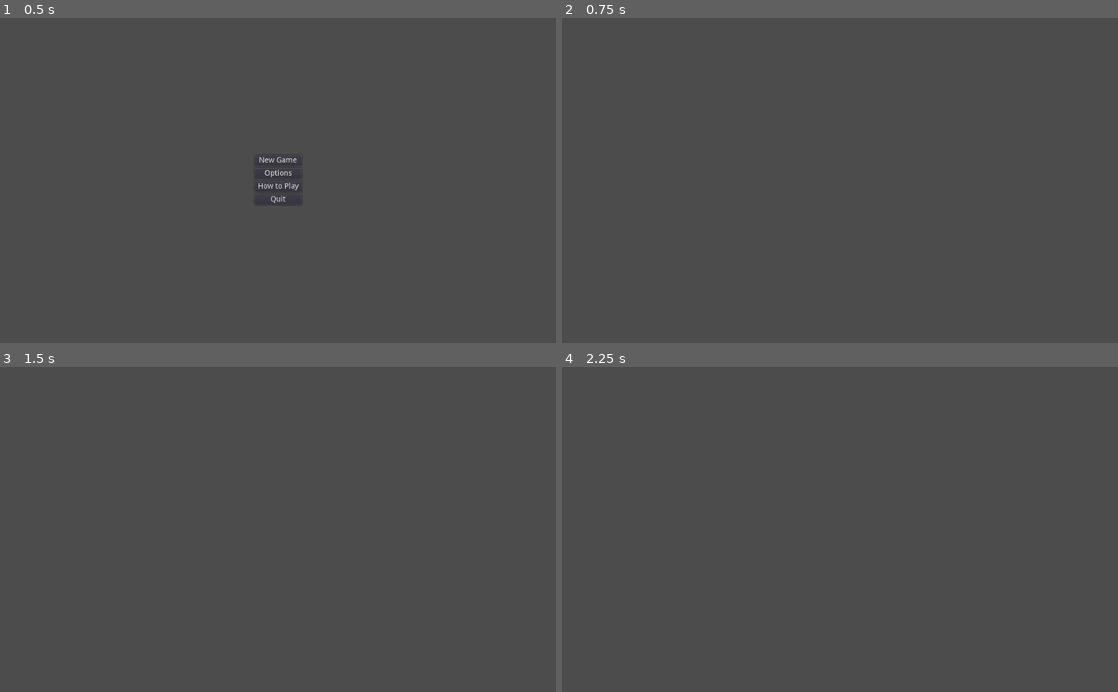
Above: before the commit, frames 1-4 (two rows, left to right).
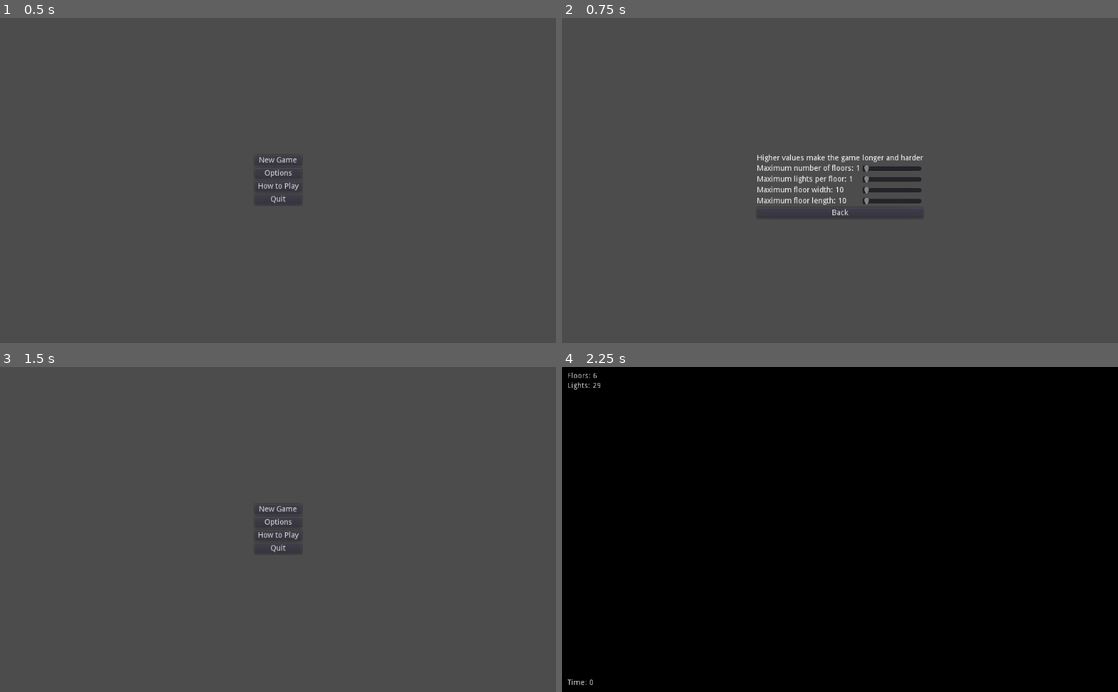
Above: after the commit, the same moments.

Repository: Arc676/Photonic-Salvation
Game: Godot game, scene res://Scenes/Main Menu.tscn
The game is run twice, just before and just after one commit, with the same random seed, the same clock (stepped at 60 frames per second) and the same inputs.
Inputs (mouse positions are in pixels of both pictures, inside the frame that each line leads up to):
- Up to frame 1 (0.5 s): no input
- Up to frame 2 (0.75 s): click "Options" at 0.5 s
- Up to frame 3 (1.5 s): click (278, 562) at 1.25 s, where only the run after the commit has a clickable "Back"
- Up to frame 4 (2.25 s): click (840, 510) at 2 s, where only the run after the commit has a clickable "New Game"

Frame 1 is identical in both runs. In frame 2, 1.4% of the frame differs, in the area x 35-65%, y 41-61%; in frame 3, 0.2%; in frame 4, 100%, in the area x 0-100%, y 0-100%.

Commit message:
Add settings screen and persistent game settings

Diff:
--- a/Scenes/Main Menu.tscn
+++ b/Scenes/Main Menu.tscn
@@ -75,6 +75,99 @@
 "_edit_use_anchors_": false
 }
 
+[node name="VBoxContainer" type="VBoxContainer" parent="Options"]
+anchor_left = 0.5
+anchor_top = 0.5
+anchor_right = 0.5
+anchor_bottom = 0.5
+margin_left = -153.0
+margin_top = -47.0
+margin_right = 153.0
+margin_bottom = 47.0
+__meta__ = {
+"_edit_use_anchors_": false
+}
+
+[node name="Label" type="Label" parent="Options/VBoxContainer"]
+margin_right = 306.0
+margin_bottom = 14.0
+text = "Higher values make the game longer and harder"
+
+[node name="GridContainer" type="GridContainer" parent="Options/VBoxContainer"]
+margin_top = 18.0
+margin_right = 306.0
+margin_bottom = 94.0
+columns = 2
+__meta__ = {
+"_edit_use_anchors_": false
+}
+
+[node name="Max Floors" type="Label" parent="Options/VBoxContainer/GridContainer"]
+margin_top = 1.0
+margin_right = 190.0
+margin_bottom = 15.0
+text = "Maximum number of floors: 1"
+
+[node name="Floor Slider" type="HSlider" parent="Options/VBoxContainer/GridContainer"]
+margin_left = 194.0
+margin_right = 304.0
+margin_bottom = 16.0
+rect_min_size = Vector2( 110, 0 )
+min_value = 1.0
+max_value = 20.0
+value = 1.0
+
+[node name="Max Lights" type="Label" parent="Options/VBoxContainer/GridContainer"]
+margin_top = 21.0
+margin_right = 190.0
+margin_bottom = 35.0
+text = "Maximum lights per floor: 1"
+
+[node name="Light Slider" type="HSlider" parent="Options/VBoxContainer/GridContainer"]
+margin_left = 194.0
+margin_top = 20.0
+margin_right = 304.0
+margin_bottom = 36.0
+min_value = 1.0
+max_value = 20.0
+value = 1.0
+
+[node name="Max Width" type="Label" parent="Options/VBoxContainer/GridContainer"]
+margin_top = 41.0
+margin_right = 190.0
+margin_bottom = 55.0
+text = "Maximum floor width: 10"
+
+[node name="Width Slider" type="HSlider" parent="Options/VBoxContainer/GridContainer"]
+margin_left = 194.0
+margin_top = 40.0
+margin_right = 304.0
+margin_bottom = 56.0
+min_value = 10.0
+max_value = 200.0
+value = 10.0
+
+[node name="Max Length" type="Label" parent="Options/VBoxContainer/GridContainer"]
+margin_top = 61.0
+margin_right = 190.0
+margin_bottom = 75.0
+text = "Maximum floor length: 10"
+
+[node name="Length Slider" type="HSlider" parent="Options/VBoxContainer/GridContainer"]
+margin_left = 194.0
+margin_top = 60.0
+margin_right = 304.0
+margin_bottom = 76.0
+min_value = 10.0
+max_value = 200.0
+value = 10.0
+
+[node name="Button" type="Button" parent="Options/VBoxContainer"]
+margin_top = 98.0
+margin_right = 306.0
+margin_bottom = 118.0
+text = "Back"
+
 [node name="Help" type="Control" parent="."]
 visible = false
 anchor_right = 1.0
@@ -116,4 +209,10 @@
 [connection signal="pressed" from="Main Menu/GridContainer/Options" to="." method="showOptions"]
 [connection signal="pressed" from="Main Menu/GridContainer/Help" to="." method="showHelp"]
 [connection signal="pressed" from="Main Menu/GridContainer/Quit" to="." method="quit"]
+[connection signal="value_changed" from="Options/VBoxContainer/GridContainer/Floor Slider" to="." method="floorsChanged"]
+[connection signal="value_changed" from="Options/VBoxContainer/GridContainer/Light Slider" to="." method="lightsChanged"]
+[connection signal="value_changed" from="Options/VBoxContainer/GridContainer/Width Slider" to="." method="widthChanged"]
+[connection signal="value_changed" from="Options/VBoxContainer/GridContainer/Length Slider" to="." method="lengthChanged"]
+[connection signal="pressed" from="Options/VBoxContainer/Button" to="." method="backToMain"]
+[connection signal="pressed" from="Options/VBoxContainer/Button" to="." method="saveSettings"]
 [connection signal="pressed" from="Help/GridContainer/Back" to="." method="backToMain"]
--- a/Scripts/TitleScreen.gd
+++ b/Scripts/TitleScreen.gd
@@ -6,6 +6,23 @@
 onready var main = $"Main Menu"
 onready var options = $Options
 onready var help = $Help
+
+# Game settings
+onready var maxFloors = $"Options/VBoxContainer/GridContainer/Max Floors"
+onready var maxLights = $"Options/VBoxContainer/GridContainer/Max Lights"
+onready var maxWidth = $"Options/VBoxContainer/GridContainer/Max Width"
+onready var maxLength = $"Options/VBoxContainer/GridContainer/Max Length"
+
+onready var maxFloorsSlider = $"Options/VBoxContainer/GridContainer/Floor Slider"
+onready var maxLightsSlider = $"Options/VBoxContainer/GridContainer/Light Slider"
+onready var maxWidthSlider = $"Options/VBoxContainer/GridContainer/Width Slider"
+onready var maxLengthSlider = $"Options/VBoxContainer/GridContainer/Length Slider"
+
+func _ready():
+	maxFloorsSlider.value = Settings.maxFloors
+	maxLightsSlider.value = Settings.maxLights
+	maxWidthSlider.value = Settings.maxWidth
+	maxLengthSlider.value = Settings.maxLength
 
 func quit():
 	tree.quit()
@@ -29,3 +46,25 @@
 
 func startGame():
 	tree.change_scene("res://Scenes/Game.tscn")
+
+# Change settings
+
+func floorsChanged(value):
+	maxFloors.text = "Maximum number of floors: %d" % value
+	Settings.maxFloors = int(value)
+
+func lightsChanged(value):
+	maxLights.text = "Maximum lights per floor: %d" % value
+	Settings.maxLights = int(value)
+
+func widthChanged(value):
+	maxWidth.text = "Maximum floor width: %d" % value
+	Settings.maxWidth = int(value)
+
+func lengthChanged(value):
+	maxLength.text = "Maximum floor length: %d" % value
+	Settings.maxLength = int(value)
+
+
+func saveSettings():
+	Settings.save_settings()
--- /dev/null
+++ b/Scripts/settings.gd
@@ -0,0 +1,43 @@
+extends Node
+
+var maxFloors = 1
+var maxLights = 1
+var maxWidth = 10
+var maxLength = 10
+
+var _save_path = "user://settings.json"
+var _loaded = false
+
+func _enter_tree():
+	if Settings._loaded:
+		printerr("Error: Settings is an AutoLoad singleton and it shouldn't be instanced elsewhere.")
+		printerr("Please delete the instance at: " + get_path())
+	else:
+		Settings._loaded = true
+
+	var file = File.new()
+	if file.file_exists(_save_path):
+		file.open(_save_path, File.READ)
+		while file.get_position() < file.get_len():
+			# Get the saved dictionary from the next line in the save file
+			var data = parse_json(file.get_line())
+			maxFloors = int(data["floors"])
+			maxLights = int(data["lights"])
+			maxWidth = int(data["width"])
+			maxLength = int(data["length"])
+		file.close()
+	else:
+		save_settings()
+
+
+func save_settings():
+	var file = File.new()
+	file.open(_save_path, File.WRITE)
+	var data = {
+		"floors": maxFloors,
+		"lights": maxLights,
+		"width": maxWidth,
+		"length": maxLength
+	}
+	file.store_line(to_json(data))
+	file.close()
--- a/project.godot
+++ b/project.godot
@@ -23,6 +23,10 @@
 config/name="Photonic Salvation"
 run/main_scene="res://Scenes/Main Menu.tscn"
 config/icon="res://icon.png"
+
+[autoload]
+
+Settings="*res://Scripts/settings.gd"
 
 [input]
 
